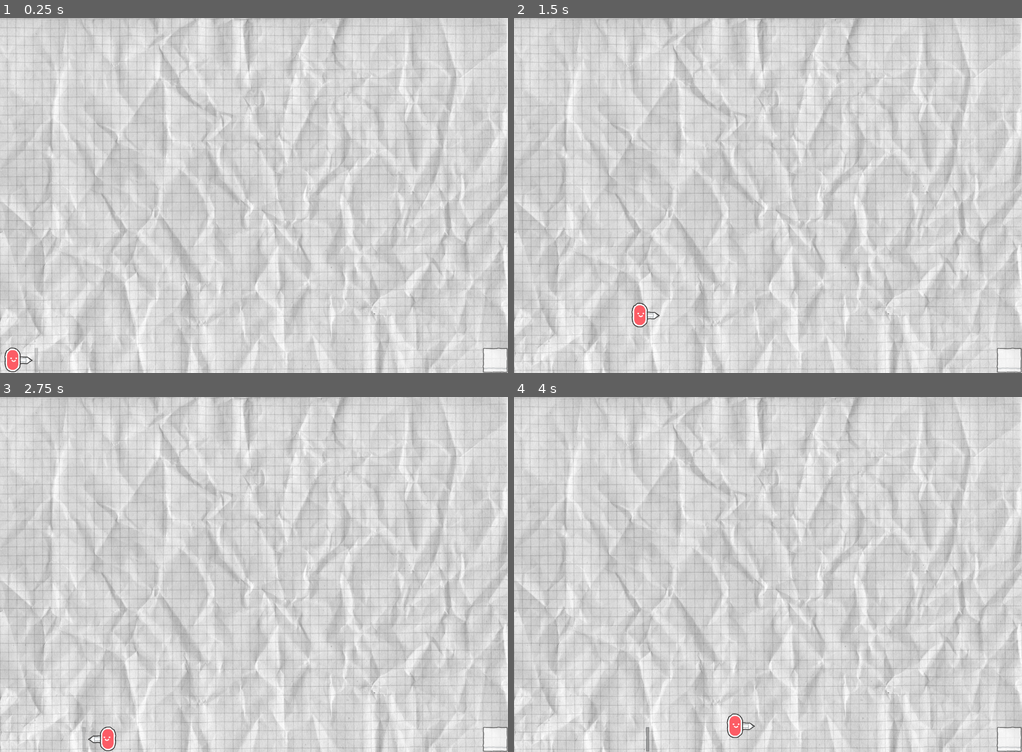
Above: before the commit, frames 1-4 (two rows, left to right).
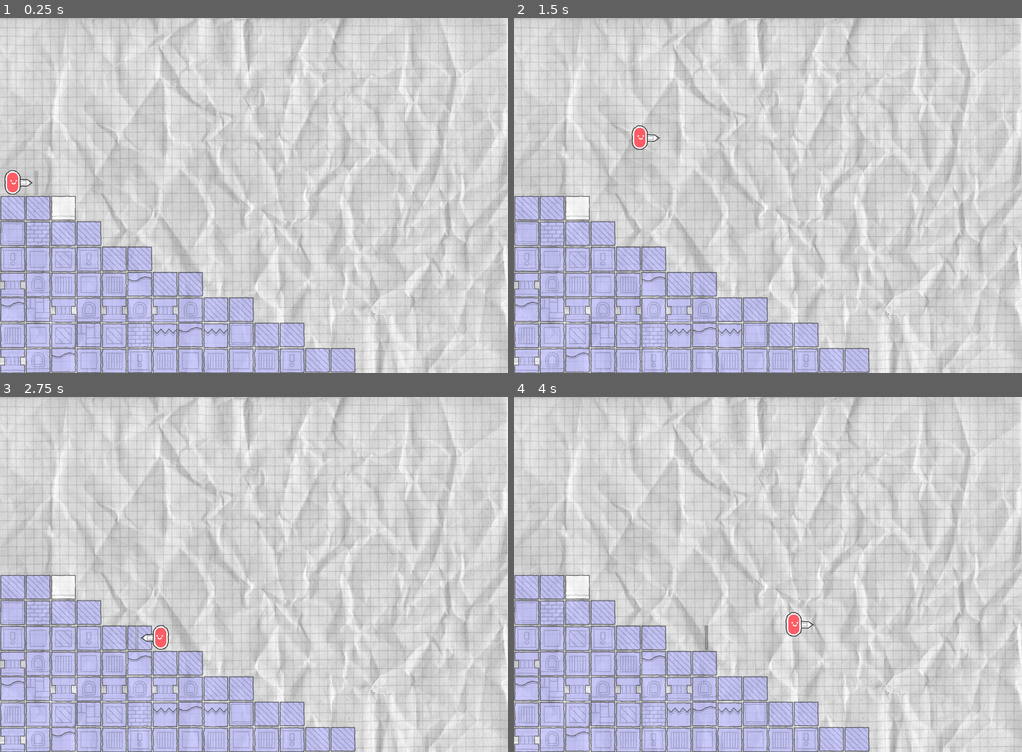
Above: after the commit, the same moments.

Repository: JD-909/DCUBA-JAM
Game: Godot game, scene res://scenes/levels/main_menu_level.tscn
The game is run twice, just before and just after one commit, with the same random seed, the same clock (stepped at 60 frames per second) and the same inputs. Before the commit the project starts from res://scenes/levels/demo_level.tscn.
Inputs:
- Up to frame 1 (0.25 s): no input
- Up to frame 2 (1.5 s): tap Enter at 0.5 s; hold D (right_key) from 0.53 s (still down); tap Q (eraser_key) at 0.6 s; tap Space (jump_key) at 0.77 s; tap E (pencil_key) at 1.35 s
- Up to frame 3 (2.75 s): tap Space (jump_key) at 1.52 s; release D (right_key) at 2.03 s; hold A (left_key) from 2.03 s (still down); tap Q (eraser_key) at 2.1 s
- Up to frame 4 (4 s): release A (left_key) at 2.78 s; hold D (right_key) from 2.78 s (still down); tap E (pencil_key) at 2.85 s; tap Space (jump_key) at 3.02, 3.77 s; tap Q (eraser_key) at 3.6 s

The runs differ from the first frame. In frame 1, 19% of the frame differs, in the area x 0-100%, y 42-100%; in frame 2, 19%; in frame 3, 19%; in frame 4, 19%, in the area x 0-100%, y 50-100%.

Commit message:
empezar por main menu

Diff:
--- a/artefacto-olvidado/project.godot
+++ b/artefacto-olvidado/project.godot
@@ -11,7 +11,7 @@
 [application]
 
 config/name="Artefacto Olvidado"
-run/main_scene="uid://ckaat16obq4p4"
+run/main_scene="uid://e7k65j061cnp"
 config/features=PackedStringArray("4.5", "Forward Plus")
 config/icon="res://assets/icon.svg"
 
